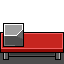
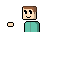
Two versions of the same layered image (64px x 64px). Layer-by-layer changes:
added layer "Paint Layer 5" above "Calque de dessin 4" over <box>0,6,64,64</box>
hid "Calque de dessin 4", painted on it over <box>0,6,64,64</box>
hid "Calque de dessin 1" over <box>0,32,64,64</box>
